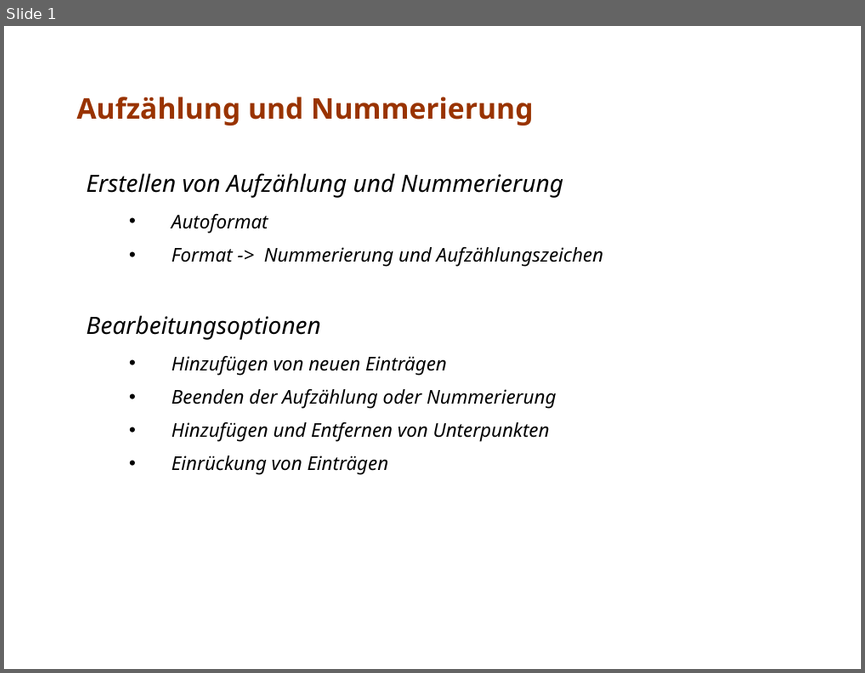
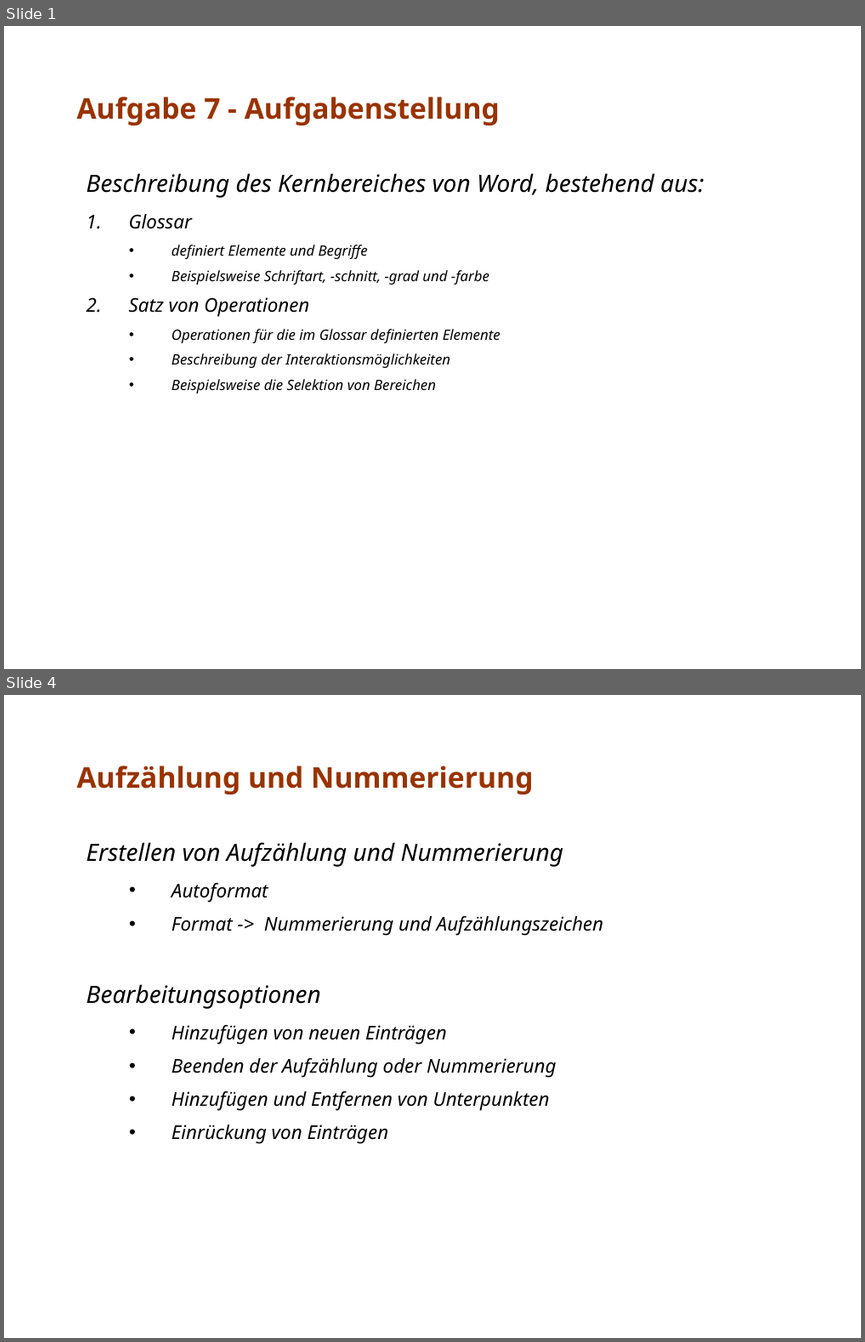
Before and after one commit to stzschoppe/sw-ergonomie, a slide deck: aufgabe7/office/ppt/soeren.ppt. Shown one above the other, each under a label of ours: slide 1 before the commit, slides 1 and 4 after it; the slides between them are not shown. The pictures are 865x673 and 865x1342 pixels, drawn with LibreOffice and Linux fonts; fonts in the diff are those of the drawing. Boxes give left, top, right and bottom in pixels: in the first picture for what was removed or moved away, otherwise in the second. Text is boxed around its words. In the diff, an @@ line names an element or a change of style, - is before the commit and + after.

```diff
--- a/aufgabe7/office/ppt/soeren.ppt
+++ b/aufgabe7/office/ppt/soeren.ppt
@@ slide 1 added at <box>4,26,861,669</box>, background #FFFFFF @@
@@ title added at <box>77,97,500,125</box>, 24 pt, text #993300, bold @@
+Aufgabe 7 - Aufgabenstellung
@@ subtitle added at <box>86,173,704,393</box>, 12 pt, text #000000, italic @@
+Beschreibung des Kernbereiches von Word, bestehend aus:
+1. Glossar
+  • definiert Elemente und Begriffe
+  • Beispielsweise Schriftart, -schnitt, -grad und -farbe
+2. Satz von Operationen
+  • Operationen für die im Glossar definierten Elemente
+  • Beschreibung der Interaktionsmöglichkeiten
+  • Beispielsweise die Selektion von Bereichen
@@ what was slide 1 is now slide 4 @@
```
Also in this commit, not shown: 2 other slides added, 1 other file.
